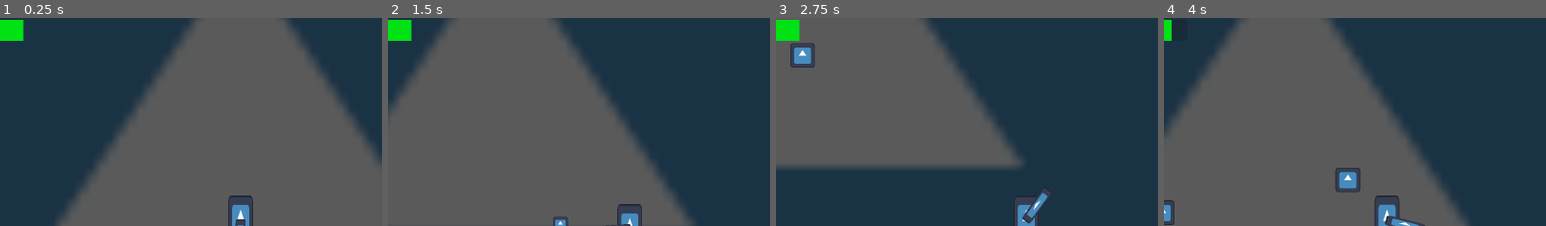
Above: before the commit, frames 1-4 (left to right).
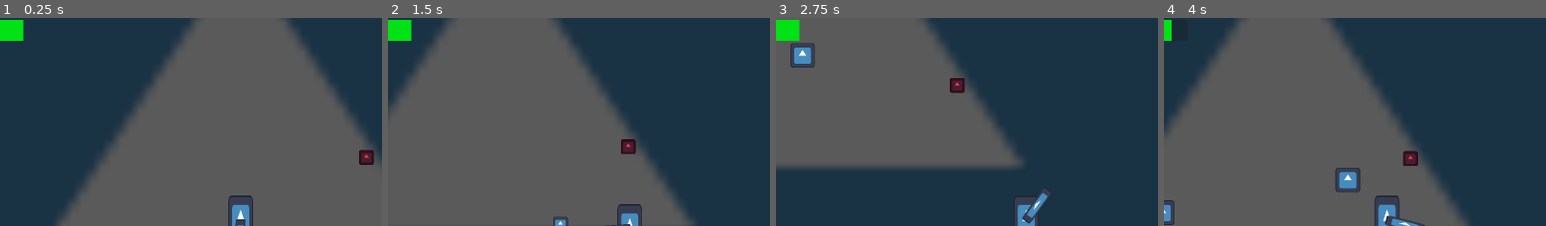
Above: after the commit, the same moments.

Repository: AgilMonkey/Wild-Bun-Magic
Game: Godot game, scene res://levels/main_test_scene/main_test_scene.tscn
Same seed, same stepped clock (60 frames per second), same inputs: the game is played once before the commit and once after it. The engine's default icon, where the game draws it, is replaced by a stand-in: a white triangle on a blue panel in a dark square.
Inputs (mouse positions are % of the whole screen's width and height, from its top left):
- Up to frame 1 (0.25 s): no input
- Up to frame 2 (1.5 s): tap Enter at 0.5 s; move the mouse to (72, 45) at 0.52 s; hold D (move_right) 0.53-1.28 s; tap Shift (dash) at 0.6 s; move the mouse to (30, 55) at 1.27 s; hold S (move_down) from 1.28 s (still down); click (30, 55) at 1.35 s
- Up to frame 3 (2.75 s): move the mouse to (60, 28) at 2.02 s; release S (move_down) at 2.03 s; hold D (move_right) from 2.03 s (still down); tap Shift (dash) at 2.1 s
- Up to frame 4 (4 s): move the mouse to (45, 70) at 2.77 s; release D (move_right) at 2.78 s; hold W (move_up) 2.78-3.53 s; click (45, 70) at 2.85 s; move the mouse to (80, 65) at 3.52 s; hold A (move_left) from 3.53 s (still down); tap Shift (dash) at 3.6 s
The pictures show only the part of the screen within x 18-68%, y 1-51%; the shares and areas given below are measured in that part.

The runs differ from the first frame. In frame 1, 0.3% of the frame differs, in the area x 94-98%, y 63-71%; in frame 2, 0.3%; in frame 3, 0.3%; in frame 4, 0.3%.

Commit message:
Add health pickup

Diff:
--- /dev/null
+++ b/entities/health_drop/health_drop.gd
@@ -0,0 +1,11 @@
+extends Area2D
+
+
+@export var health_increase: int = 25
+
+
+func _on_body_entered(body: Node2D) -> void:
+	if body.is_in_group("player"):
+		if body.has_method("add_player_health"):
+			body.add_player_health(health_increase)
+			queue_free()
--- /dev/null
+++ b/entities/health_drop/health_drop.tscn
@@ -0,0 +1,20 @@
+[gd_scene load_steps=4 format=3 uid="uid://dbb54nr1beapg"]
+
+[ext_resource type="Script" uid="uid://be03b3awppuox" path="res://entities/health_drop/health_drop.gd" id="1_dityx"]
+[ext_resource type="Texture2D" uid="uid://cthw2iuwsc3ka" path="res://icon.svg" id="1_g2rpu"]
+
+[sub_resource type="RectangleShape2D" id="RectangleShape2D_g2rpu"]
+size = Vector2(100, 100)
+
+[node name="HealthDrop" type="Area2D"]
+script = ExtResource("1_dityx")
+
+[node name="HealthDropSprite" type="Sprite2D" parent="."]
+modulate = Color(1, 0.215306, 0.272277, 1)
+scale = Vector2(0.3, 0.3)
+texture = ExtResource("1_g2rpu")
+
+[node name="CollisionShape2D" type="CollisionShape2D" parent="."]
+shape = SubResource("RectangleShape2D_g2rpu")
+
+[connection signal="body_entered" from="." to="." method="_on_body_entered"]
--- a/entities/managers/spawn_manager/SpawnManager.gd
+++ b/entities/managers/spawn_manager/SpawnManager.gd
@@ -11,6 +11,7 @@
 
 
 func _ready() -> void:
+	pass # WARNING DELETE ME LATER PLEASE
 	start()
 
 
--- a/entities/player/player.gd
+++ b/entities/player/player.gd
@@ -4,5 +4,8 @@
 signal on_player_died
 
 
+func add_player_health(val: int):
+	$HealthComponent.add(val)
+
 func _on_health_component_health_reached_zero() -> void:
 	on_player_died.emit()
--- a/levels/main_test_scene/main_test_scene.tscn
+++ b/levels/main_test_scene/main_test_scene.tscn
@@ -7,6 +7,7 @@
 [ext_resource type="PackedScene" uid="uid://c2mjbspvxsudv" path="res://entities/ui/gameover_ui/gameover_ui.tscn" id="5_0cjx8"]
 [ext_resource type="Script" uid="uid://bac54mi18tq8" path="res://entities/managers/spawn_manager/SpawnManager.gd" id="5_1itg7"]
 [ext_resource type="PackedScene" uid="uid://bl0spk6gymtey" path="res://entities/enemies/Enemy.tscn" id="6_k73vk"]
+[ext_resource type="PackedScene" uid="uid://dbb54nr1beapg" path="res://entities/health_drop/health_drop.tscn" id="8_y6r6k"]
 
 [node name="main_test_scene" type="Node2D"]
 script = ExtResource("1_jvi5a")
@@ -34,5 +35,8 @@
 
 [node name="SpawnTimer" type="Timer" parent="SpawnManager"]
 
+[node name="HealthDrop" parent="." instance=ExtResource("8_y6r6k")]
+position = Vector2(326, -163)
+
 [connection signal="on_player_died" from="Player" to="." method="_on_player_on_player_died"]
 [connection signal="restart_game" from="UI/GameoverUi" to="." method="_on_gameover_ui_restart_game"]
Not shown, added: entities/health_drop/health_drop.gd.uid
Not shown: 1 places in levels/main_test_scene/main_test_scene.tscn that only renumber resources
